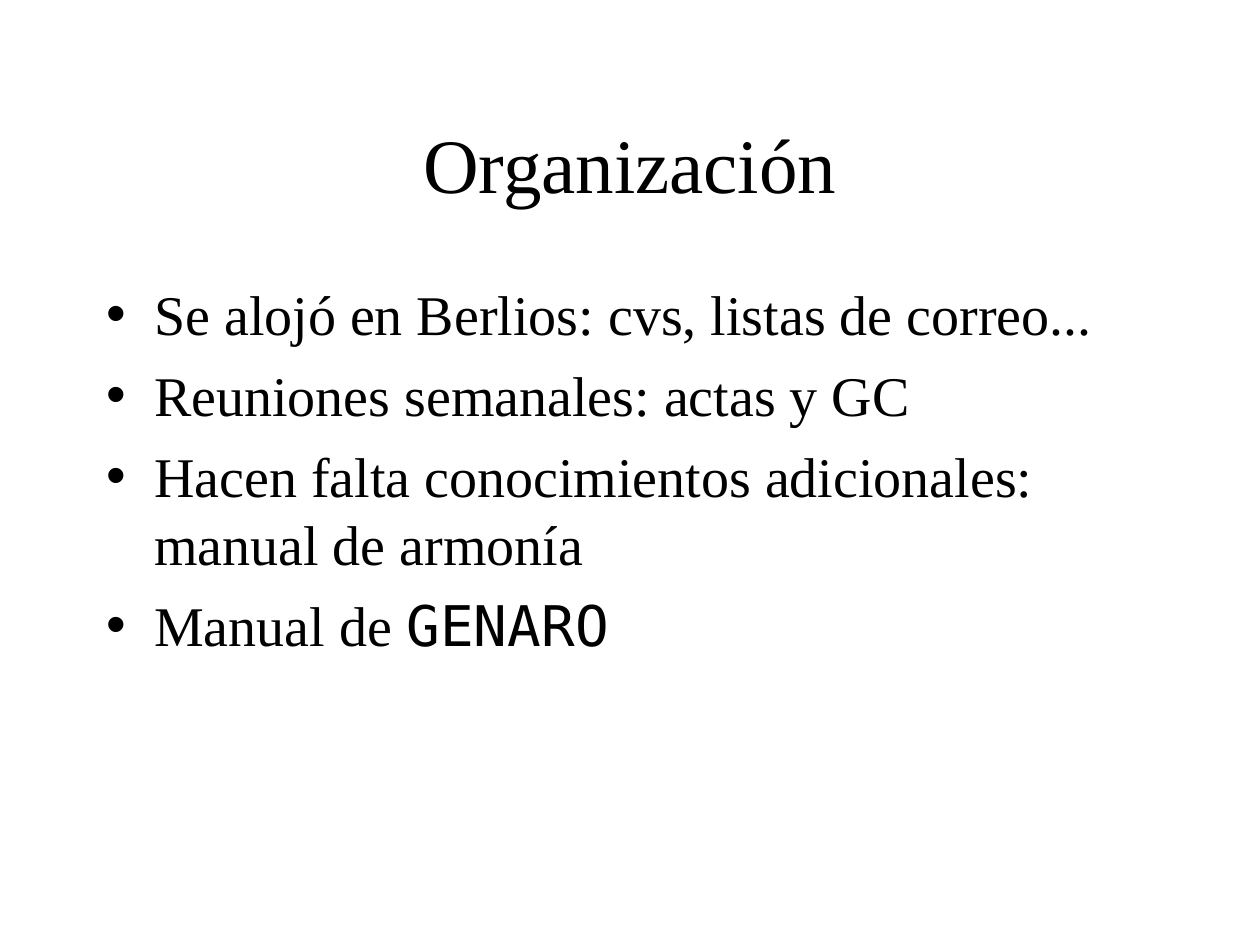
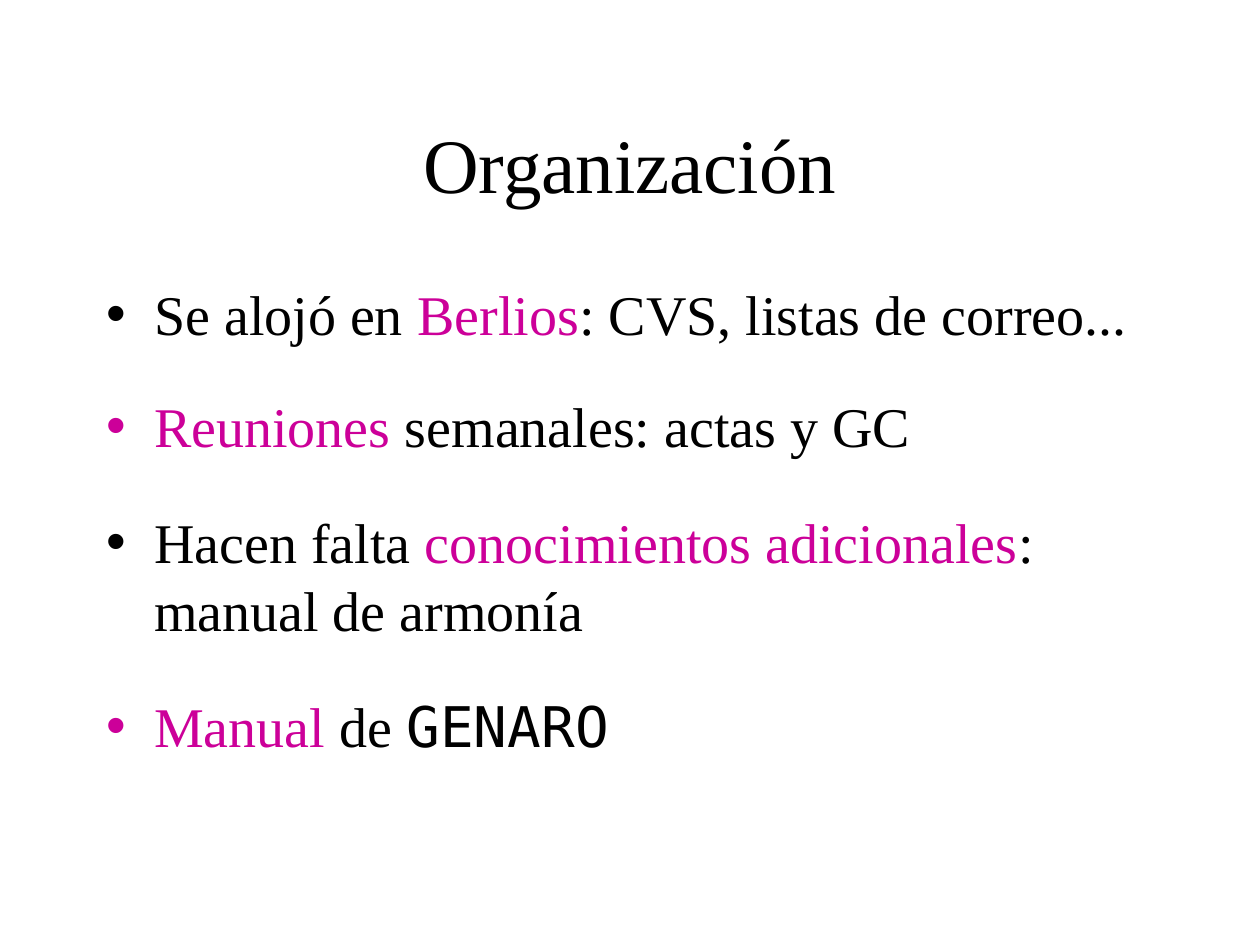
Before and after one commit to BackupTheBerlios/genaro, a slide deck: slide 35 of Documentos/MemoriaSSII/presentacion_proyecto2.ppt (slide 36 before the commit). Drawn at 1260x945 pixels with LibreOffice and Linux fonts; fonts in the diff are those of the drawing; background and template pictures are left out. Boxes give left, top, right and bottom in pixels: in the first picture for what was removed or moved away, otherwise in the second. Text is boxed around its words. In the diff, an @@ line names an element or a change of style, - is before the commit and + after.

Commit message:
a falta de revision de Javi

```diff
--- a/Documentos/MemoriaSSII/presentacion_proyecto2.ppt
+++ b/Documentos/MemoriaSSII/presentacion_proyecto2.ppt
@@ text at <box>154,296,1127,346</box>: text changed @@
-• Se alojó en Berlios: cvs, listas de correo...
+• Se alojó en Berlios: CVS, listas de correo...
@@ text at <box>154,408,1033,748</box>: text colour #000000 to #CC0099 in "Reuniones", "conocimientos adicionales:", "Manual"; bullet colour #000000 to #CC0099 @@
```
Also in this commit, not shown: 16 other slides changed, 1 slide removed.
